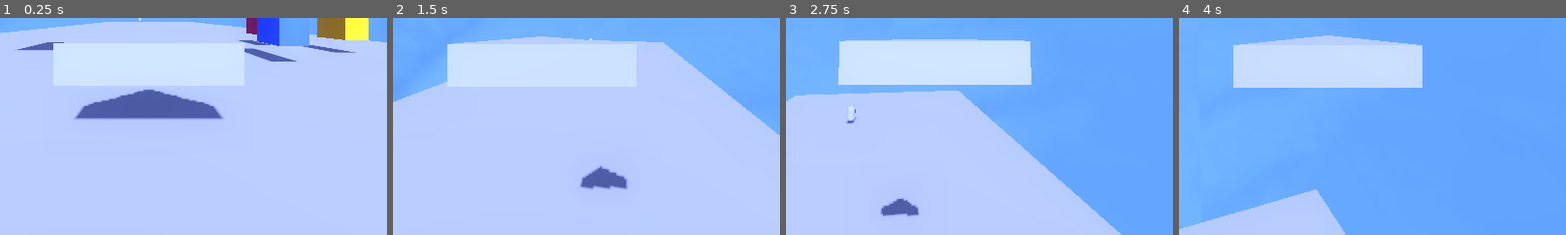
Above: before the commit, frames 1-4 (left to right).
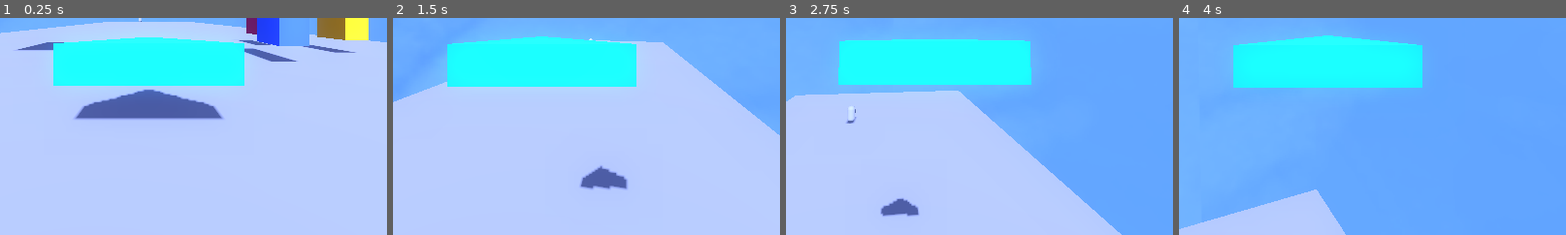
Above: after the commit, the same moments.

Repository: emeryplyler/Carrier
Game: Godot game, scene res://scenes/main.tscn
The game is run twice, just before and just after one commit, with the same random seed, the same clock (stepped at 60 frames per second) and the same inputs.
Inputs (mouse positions are % of the whole screen's width and height, from its top left):
- Up to frame 1 (0.25 s): no input
- Up to frame 2 (1.5 s): move the mouse to (55, 50) at 0.52 s; hold W (forward) from 0.53 s (still down); right-click (55, 50) at 0.6 s; tap Space (jump) at 0.77 s; move the mouse to (45, 50) at 1.27 s; right-click (45, 50) at 1.35 s
- Up to frame 3 (2.75 s): keep holding W (forward); tap Space (jump) at 1.52 s; move the mouse to (52, 48) at 2.02 s; right-click (52, 48) at 2.1 s
- Up to frame 4 (4 s): keep holding W (forward); move the mouse to (49, 52) at 2.77 s; right-click (49, 52) at 2.85 s; tap Space (jump) at 3.02, 3.77 s; move the mouse to (57, 51) at 3.52 s; right-click (57, 51) at 3.6 s
The pictures show only the part of the screen within x 31-81%, y 50-100%; the shares and areas given below are measured in that part.

The runs differ from the first frame. In frame 1, 10% of the frame differs, in the area x 13-64%, y 8-32%; in frame 2, 10%; in frame 3, 10%; in frame 4, 11%, in the area x 14-63%, y 8-33%.

Commit message:
make player nice color

Diff:
--- a/prefabs/player.tscn
+++ b/prefabs/player.tscn
@@ -6,7 +6,11 @@
 
 [sub_resource type="CapsuleShape3D" id="CapsuleShape3D_tc0y6"]
 
+[sub_resource type="StandardMaterial3D" id="StandardMaterial3D_0sq3p"]
+albedo_color = Color(0, 0.623529, 0.87451, 1)
+
 [sub_resource type="PrismMesh" id="PrismMesh_yp1v4"]
+material = SubResource("StandardMaterial3D_0sq3p")
 size = Vector3(2.33, 1.175, 0.525)
 
 [sub_resource type="CylinderShape3D" id="CylinderShape3D_detuv"]
Not shown: 1 places in prefabs/player.tscn that only renumber resources
